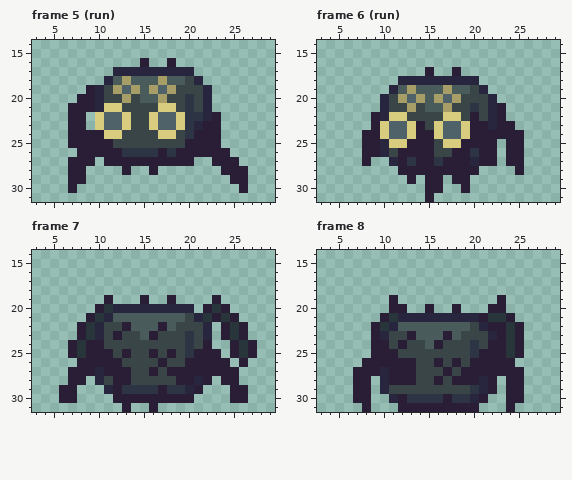
A pixel-art file gets an edit: assets/sprites/enemy/spider/spider.aseprite. The picture above is the old version.
32x32 pixels, 8 frames. Colours within 5 levels of each other are drawn and written as one. Shown: frame 5 (run): x 3..29, y 14..31; frame 6 (run): x 3..29, y 14..31; frame 7: x 3..29, y 14..31; frame 8: x 3..29, y 14..31. The commit also changed other frames, which this record leaves out.
Once edited:
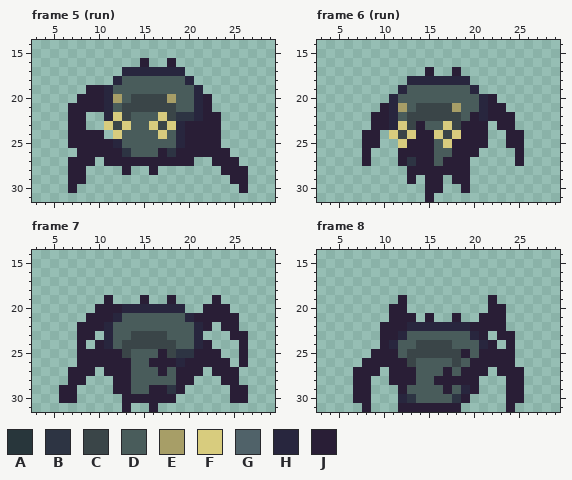
Palette (. is transparent): A #28363b  B #2d3443  C #3a4548  D #495c5b  E #a79e67  F #d8cc7e  G #506269  H #28263e  J #291e36
The exact change:
Frame 5 (run), layers "eyes", "body":
y 17: x 12 H -> .; x 20 H -> .
y 18: x 11..13 HDE -> .HD; x 17 E -> D; x 20..21 CH -> H.
y 19: x 10..14 HCEGE -> JHDDD; x 16..22 EGECCCH -> DDDDDH.
y 20: x 10..13 HCCE -> JHED; x 15..22 DDECCBCH -> CCCEDDHJ
y 21: x 10..12 HFF -> JHD; x 17..22 FFCBCH -> CCDDHJ
y 22: x 10..19 FGGFCCFGGF -> .HFCDDDFCB; x 21..22 BH -> HJ
y 23: x 10..12 FGG -> .FC; x 14..15 CC -> DD; x 17..21 GGFBH -> CFHJJ
y 24: x 11 F -> .; x 13..16 CCCC -> DDDD; x 18..20 FCB -> DHJ
y 25: x 12..19 CCCCCCCC -> HDDDDDDH
y 26: x 14..16 BBB -> DDD
Frame 6 (run):
y 18: x 12 H -> .; x 20 H -> .
y 19: x 11..13 HDE -> .HD; x 17 E -> D; x 20..21 CH -> H.
y 20: x 10..14 HCEGE -> .HDDD; x 16..22 EGECCCH -> DDDDDHJ
y 21: x 10..13 HCCE -> JHED; x 15..22 DDECCBCH -> CCCEDDHJ
y 22: x 10..12 HFF -> JHD; x 17..19 FFC -> CCD; x 21..22 CH -> HJ; x 24 . -> J
y 23: x 10..13 FGGF -> JHFC; x 15..19 CFGGF -> DDFCJ; x 22 H -> .
y 24: x 10..12 FGG -> .FC; x 17..19 GGF -> CFJ; x 22..23 JJ -> ..
y 25: x 10..11 HF -> ..; x 16 C -> D; x 18 F -> J; x 22 J -> .
y 26: x 9..11 JHC -> ...; x 16..17 CC -> DD; x 20..22 BJJ -> J..; x 24 J -> .
y 27: x 11 H -> .; x 16 B -> D; x 20..22 HJJ -> ...; x 24 J -> .
y 28: x 12 J -> .; x 20 J -> .; x 25 J -> .
Frame 7, layers "eyes", "body", "legs back":
y 20: x 11..12 AH -> JJ; x 20 H -> .; x 23 A -> J
y 21: x 10..12 AHD -> JJH; x 20..22 CHA -> HJJ; x 24 A -> J
y 22: x 9..13 AHCCJ -> JJHDD; x 17 J -> D; x 19..22 CCCH -> DDHJ; x 25..26 AJ -> J.
y 23: x 9..13 AHCJC -> J.HDD; x 15..16 DJ -> CC; x 18..22 CCBCH -> DDDH.; x 24..25 JA -> .J
y 24: x 7..9 JAJ -> .J.; x 11..12 CC -> HD; x 19..21 CBC -> DDH; x 25..27 JAJ -> .J.
y 25: x 7..8 JA -> .J; x 12..19 CJCCJCJC -> JCDDDJCB; x 25..27 JAJ -> .J.
y 26: x 13..16 CCCC -> JDDJ; x 18..19 CC -> JH
y 27: x 10 H -> .; x 14..18 CCJCJ -> DDDJD; x 22 J -> .
y 28: x 10..11 HC -> ..; x 14..18 CCCCC -> DDDDD; x 21..22 HJ -> ..
y 29: x 11 H -> .; x 13..16 BBBB -> JDDJ; x 19..21 BHJ -> J..
y 30: x 12 J -> .; x 19..20 JJ -> ..
Frame 8, layers "eyes", "body", "legs back":
y 19: x 11..12 J. -> .J; x 22..23 .J -> J.
y 20: x 15 J -> .; x 18 J -> .
y 21: x 10..20 JAHHHHHHHHH -> .JJJ.J..J..; x 22..24 AAJ -> JJ.
y 22: x 9..21 JAHDDDDDDDDCH -> .JJJHHHHHHHJJ; x 24..25 AJ -> ..
y 23: x 9..13 JHCCJ -> .JJHD; x 17 J -> D; x 19..22 CCCH -> DHJ.; x 24..25 AJ -> J.
y 24: x 9 J -> .; x 11..13 CJC -> HDD; x 15..16 DJ -> CC; x 18..21 CCBC -> DDDH; x 23..25 JAJ -> .J.
y 25: x 12 C -> D; x 19..20 CB -> JD; x 24..25 AJ -> J.
y 26: x 13..19 JCCJCJC -> CDDDDCD
y 27: x 10 H -> .; x 14..16 CCC -> DDD; x 18 C -> D; x 22 J -> .
y 28: x 10 H -> .; x 14..15 CC -> DD; x 17 C -> J; x 21..22 HJ -> ..
y 29: x 10..22 HCCCCCCCCCBHJ -> ..JDDDDJDHJ..
y 30: x 11..12 HJ -> .H; x 14..17 BBBJ -> DDDD; x 19..21 BHJ -> J..
y 31: x 19..20 JJ -> ..
Changed places in both pictures, as pixel boxes (x1, y1, x2, y2):
changed: (95, 67, 212, 157)
changed: (371, 76, 524, 175)
changed: (68, 304, 257, 403)
changed: (371, 295, 524, 412)
